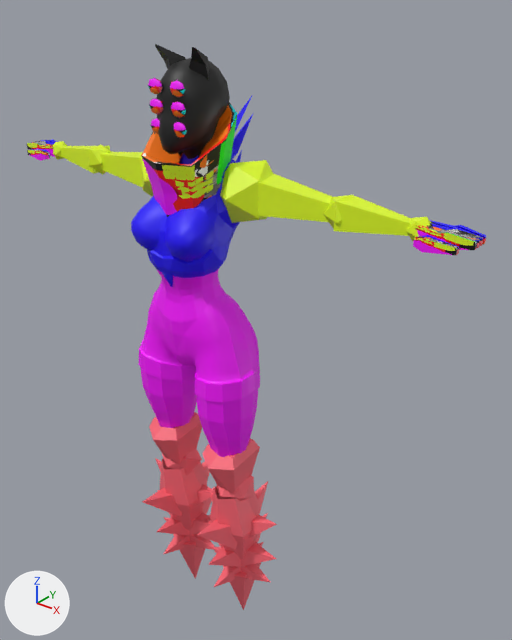
The FBX model Assets/Characters/Olios/Olios.fbx as it was, and as the next commit left it.
The view is the same before and after, from a 50 mm lens placed at (2.95, -3.1, 4.55), pointed at (0.16, 0.38, 2.39). The axes (+X, +Y, +Z) are drawn at lower left. The lights are the same throughout. Where no turn or scale is listed for an object, it has been applied to the vertices.

Names of what the first picture shows: 'Olios'.
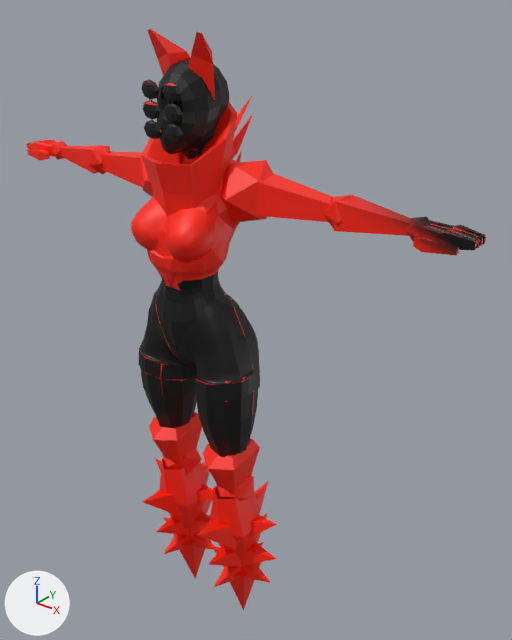
Where the change shows, as pixel boxes [x1, y1, x2, y2] in the pictures (512 x 640 px; the box of a moved part takes in the faces that stretch with it):
'Olios', surface changed, reshaped: before [27, 44, 486, 610]; after [27, 29, 486, 610]
part 1 of me_olios_mesh, moved or reshaped: before [170, 101, 186, 118]; after [164, 103, 183, 123]
part 2 of me_olios_mesh, moved or reshaped: before [149, 98, 164, 114]; after [143, 100, 160, 120]
part 3 of me_olios_mesh, moved or reshaped: before [170, 80, 185, 97]; after [163, 82, 182, 103]
part 4 of me_olios_mesh, moved or reshaped: before [148, 78, 163, 94]; after [141, 79, 159, 100]
part 5 of me_olios_mesh, moved or reshaped: before [174, 122, 187, 138]; after [165, 124, 183, 143]
part 6 of me_olios_mesh, moved or reshaped: before [151, 118, 160, 134]; after [144, 120, 162, 139]
part 7 of me_olios_mesh, moved or reshaped: before [155, 44, 210, 81]; after [147, 29, 215, 100]
part 8 of me_olios_mesh, surface changed: [27, 58, 486, 610] in both

Edits to the bpy script that builds the scene:
```text
Add img_oliostex1_png:
    img_oliostex1_png = load_image('OliosTex1.png', 'OliosTex1.png', 1024, 1024, 'sRGB')
Change mat_hips_mat:
    mat_hips_mat.texture: img_sinclaire_tex_png -> img_oliostex1_png  # not seen -> with its transparency
Change mat_metal_mat:
    mat_metal_mat.texture: img_sinclaire_tex_png -> img_oliostex1_png  # not seen -> with its transparency
Change me_olios_mesh:
    used by ob_olios; location = (0.0, 0.0, 0.0)
    remove me_olios_mesh.from_pydata(...)  # 2441 vertices, 2537 faces; spans x -1.77..1.77, y -0.41..0.56, z -0.09..4.21
    add me_olios_mesh.from_pydata(...)  # 2441 vertices, 2537 faces; spans x -1.77..1.77, y -0.41..0.56, z -0.09..4.29
    me_olios_mesh part 1: the loose piece of 26 vertices spanning x 0.03..0.15, y -0.23..-0.19, z 3.84..3.93 is scaled about its middle by 1.21, then moved by (0.0, -0.04, -0.01)
    me_olios_mesh part 2: the loose piece of 26 vertices spanning x -0.15..-0.03, y -0.23..-0.19, z 3.84..3.93 is scaled about its middle by 1.21, then moved by (0.0, -0.04, -0.01)
    me_olios_mesh part 3: the loose piece of 26 vertices spanning x 0.03..0.15, y -0.23..-0.19, z 3.95..4.04 is scaled about its middle by 1.21, then moved by (0.0, -0.04, -0.01)
    me_olios_mesh part 4: the loose piece of 26 vertices spanning x -0.15..-0.03, y -0.23..-0.19, z 3.95..4.04 is scaled about its middle by 1.21, then moved by (0.0, -0.04, -0.01)
    me_olios_mesh part 5: the loose piece of 26 vertices spanning x 0.03..0.15, y -0.23..-0.19, z 3.73..3.82 is scaled about its middle by 1.21, then moved by (0.0, -0.04, -0.01)
    me_olios_mesh part 6: the loose piece of 26 vertices spanning x -0.15..-0.03, y -0.23..-0.19, z 3.73..3.82 is scaled about its middle by 1.21, then moved by (0.0, -0.04, -0.01)
    me_olios_mesh part 7: 21 of 2441 vertices moved; they spanned x -0.16..0.16, y -0.14..0.07, z 3.99..4.21 and now span x -0.22..0.22, y -0.14..0.07, z 3.92..4.29; mean shift (0.0, 0.0, 0.0); largest move (0.16, -0.13, 4.2) -> (0.21, -0.13, 4.28)
    me_olios_mesh part 8: texture (UV) coordinates of 2537 of 2537 faces, centred in x -1.77..1.77, y -0.36..0.41, z 0.27..4.17, changed; they spanned u 0.0..1.0, v 0.0..1.0 and now span u 0.0..1.0, v 0.0..1.0
```
